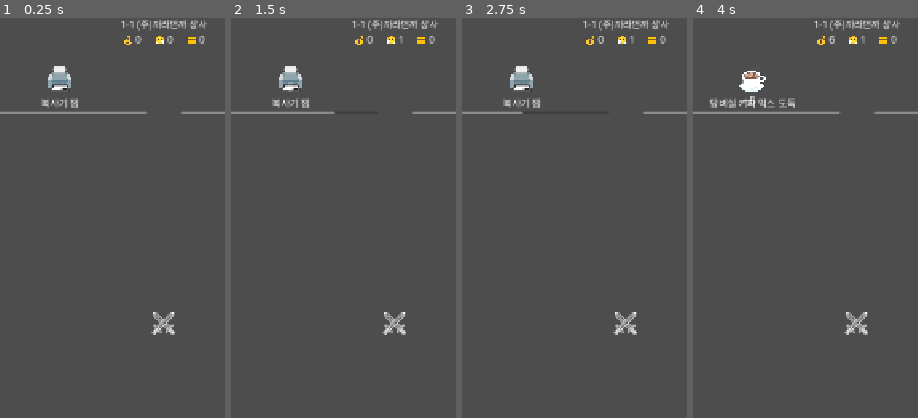
Above: before the commit, frames 1-4 (left to right).
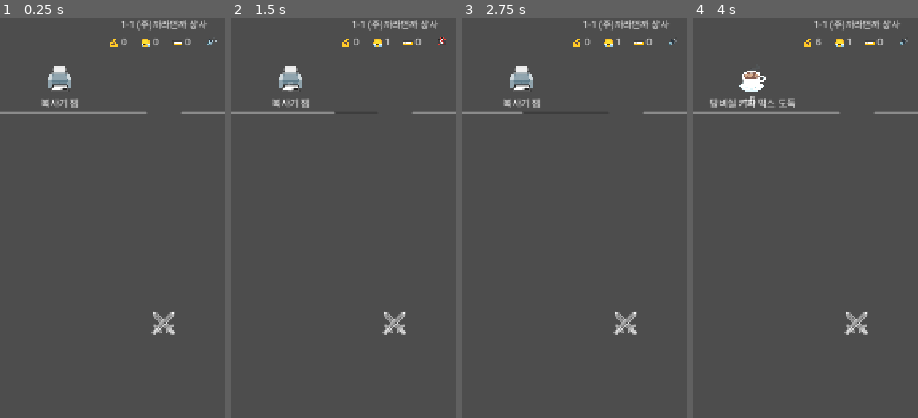
Above: after the commit, the same moments.

Repository: InjunKang/resignation-clicker
Game: Godot game, scene res://scenes/Main.tscn
Same seed, same stepped clock (60 frames per second), same inputs: the game is played once before the commit and once after it.
Inputs (mouse positions are % of the whole screen's width and height, from its top left):
- Up to frame 1 (0.25 s): no input
- Up to frame 2 (1.5 s): click (50, 38) at 0.5 s; click (60, 3) at 1.25 s, where only the run after the commit has a clickable "🔊"
- Up to frame 3 (2.75 s): click (60, 3) at 2 s, where only the run after the commit has a clickable "🔇"
- Up to frame 4 (4 s): click "자동 발동" at 2.75 s; click "업무" at 3.5 s
The pictures show only the part of the screen within x 14-64%, y 0-50%; the shares and areas given below are measured in that part.

The runs differ from the first frame. In frame 1, 0.5% of the frame differs, in the area x 48-97%, y 4-8%; in frame 2, 0.5%; in frame 3, 0.5%; in frame 4, 0.5%.

Commit message:
Add procedurally synthesized sound effects
New "Sfx" autoload generates short tones in code (sine/square/triangle
waves with a simple attack/decay envelope baked into AudioStreamWAV) —
no external audio assets, so no licensing/attribution concerns, matching
this project's code-only art approach.

Wired sparingly, not on every attack tick (idle games run for a long
time; constant per-second blips would get grating) — only on: crit
hits, boss clear/fail, skill cast, equipment upgrade success, gacha
pull, tab switch, and the tap mini-game. Added a 🔊/🔇 mute toggle in
the top bar.

Verified via headless run/export and a Playwright pass clicking through
all 7 tabs + an upgrade + the tap minigame: 0 console errors (only
unrelated software-rendering GL warnings from the headless swiftshader
driver).

Co-Authored-By: Claude Sonnet 5 <noreply@anthropic.com>

Diff:
--- a/project.godot
+++ b/project.godot
@@ -20,6 +20,7 @@
 GameData="*res://scripts/autoload/GameData.gd"
 GameState="*res://scripts/autoload/GameState.gd"
 SaveManager="*res://scripts/autoload/SaveManager.gd"
+Sfx="*res://scripts/autoload/Sfx.gd"
 
 [display]
 
--- /dev/null
+++ b/scripts/autoload/Sfx.gd
@@ -0,0 +1,93 @@
+extends Node
+## 절차적으로 합성한 짧은 효과음 재생 (Autoload 싱글톤: "Sfx")
+## 외부 오디오 에셋 없이 코드에서 파형을 직접 생성한다.
+
+const SAMPLE_RATE := 22050
+const POOL_SIZE := 8
+
+var enabled: bool = true
+
+var _players: Array[AudioStreamPlayer] = []
+var _next_player: int = 0
+var _cache: Dictionary = {}
+
+func _ready() -> void:
+	for i in POOL_SIZE:
+		var p := AudioStreamPlayer.new()
+		add_child(p)
+		_players.append(p)
+
+func _next() -> AudioStreamPlayer:
+	var p: AudioStreamPlayer = _players[_next_player]
+	_next_player = (_next_player + 1) % POOL_SIZE
+	return p
+
+func _make_tone(freq_start: float, freq_end: float, duration: float, wave: String, volume: float) -> AudioStreamWAV:
+	var n_samples: int = int(SAMPLE_RATE * duration)
+	var data := PackedByteArray()
+	data.resize(n_samples * 2) # 16비트 모노
+	var attack_time: float = min(0.01, duration * 0.2)
+	for i in n_samples:
+		var t: float = float(i) / SAMPLE_RATE
+		var progress: float = float(i) / float(max(n_samples - 1, 1))
+		var freq: float = lerp(freq_start, freq_end, progress)
+		var phase: float = TAU * freq * t
+		var sample: float
+		match wave:
+			"square":
+				sample = 1.0 if sin(phase) >= 0.0 else -1.0
+			"triangle":
+				sample = (2.0 / PI) * asin(sin(phase))
+			_:
+				sample = sin(phase)
+		var env: float = 1.0
+		if t < attack_time:
+			env = t / attack_time
+		else:
+			env = 1.0 - progress
+		sample *= env * volume
+		var v: int = int(clamp(sample, -1.0, 1.0) * 32767.0)
+		data.encode_s16(i * 2, v)
+
+	var stream := AudioStreamWAV.new()
+	stream.format = AudioStreamWAV.FORMAT_16_BITS
+	stream.mix_rate = SAMPLE_RATE
+	stream.stereo = false
+	stream.data = data
+	return stream
+
+func _get_or_make(key: String, freq_start: float, freq_end: float, duration: float, wave: String, volume: float) -> AudioStreamWAV:
+	if not _cache.has(key):
+		_cache[key] = _make_tone(freq_start, freq_end, duration, wave, volume)
+	return _cache[key]
+
+func _play(stream: AudioStreamWAV) -> void:
+	if not enabled:
+		return
+	var p: AudioStreamPlayer = _next()
+	p.stream = stream
+	p.play()
+
+func play_click() -> void:
+	_play(_get_or_make("click", 700.0, 700.0, 0.03, "square", 0.10))
+
+func play_crit() -> void:
+	_play(_get_or_make("crit", 880.0, 1200.0, 0.12, "square", 0.16))
+
+func play_upgrade() -> void:
+	_play(_get_or_make("upgrade", 660.0, 990.0, 0.15, "sine", 0.18))
+
+func play_gacha() -> void:
+	_play(_get_or_make("gacha", 500.0, 1400.0, 0.25, "triangle", 0.18))
+
+func play_boss_clear() -> void:
+	_play(_get_or_make("boss_clear", 220.0, 440.0, 0.5, "triangle", 0.22))
+
+func play_boss_fail() -> void:
+	_play(_get_or_make("boss_fail", 300.0, 120.0, 0.3, "square", 0.14))
+
+func play_tap() -> void:
+	_play(_get_or_make("tap", 1000.0, 1600.0, 0.05, "triangle", 0.10))
+
+func play_skill() -> void:
+	_play(_get_or_make("skill", 500.0, 900.0, 0.18, "square", 0.16))
--- a/scripts/battle_view.gd
+++ b/scripts/battle_view.gd
@@ -246,6 +246,7 @@
 		dmg *= GameState.get_crit_multiplier()
 		GameState.add_stress(2.0 + GameState.stage_index)
 		log_label.text = "월급루팡! 대박 효율!"
+		Sfx.play_crit()
 	dmg += GameState.get_companion_dps() * ATTACK_ROLL_INTERVAL
 	enemy_hp -= dmg
 	_spawn_floating_number(enemy_box, "-%s" % Fmt.short(dmg), Color(1.0, 0.35, 0.35) if crit else Color(1, 1, 1))
@@ -274,6 +275,7 @@
 		log_label.text = "%s 격파! 첫 클리어 보너스 법인카드 +%d" % [_boss_data.get("name", ""), int(GameData.BOSS_FIRST_CLEAR_DIAMOND_REWARD)]
 	else:
 		log_label.text = "%s 격파! 다음 스테이지로." % _boss_data.get("name", "")
+	Sfx.play_boss_clear()
 	GameState.advance_stage()
 	player_hp = GameState.max_hp
 	_spawn_next_enemy()
@@ -290,6 +292,7 @@
 	_flash(player_icon_label)
 
 func _on_boss_fail() -> void:
+	Sfx.play_boss_fail()
 	log_label.text = "멘탈이 나갔다... 다시 도전!"
 	player_hp = GameState.max_hp
 	enemy_hp = enemy_max_hp
@@ -297,6 +300,7 @@
 	_boss_attack_timer = 0.0
 
 func _on_tap() -> void:
+	Sfx.play_tap()
 	GameState.add_stress(1.0)
 	log_label.text = "화장실에서 폰게임... 스트레스 해소 +1"
 
@@ -323,6 +327,7 @@
 		if sk["cd"] > 0.0:
 			sk["cd"] = max(0.0, sk["cd"] - delta)
 		if auto_cast_enabled and sk["cd"] <= 0.0 and sk["active"] <= 0.0:
+			Sfx.play_skill()
 			_cast_skill(data["id"])
 			sk["cd"] = data["cooldown"]
 			sk["active"] = data["duration"]
@@ -332,6 +337,7 @@
 		return
 	for sk in _skills:
 		if sk["data"]["id"] == id and GameState.stage_index >= sk["data"]["unlock_stage"] and sk["cd"] <= 0.0:
+			Sfx.play_skill()
 			_cast_skill(id)
 			sk["cd"] = sk["data"]["cooldown"]
 			sk["active"] = sk["data"]["duration"]
--- a/scripts/tab_menu.gd
+++ b/scripts/tab_menu.gd
@@ -24,5 +24,5 @@
 		var btn := Button.new()
 		btn.text = tab["label"]
 		btn.custom_minimum_size = Vector2(80, 0)
-		btn.pressed.connect(func() -> void: tab_selected.emit(tab["id"]))
+		btn.pressed.connect(func() -> void: Sfx.play_click(); tab_selected.emit(tab["id"]))
 		hbox.add_child(btn)
--- a/scripts/top_bar.gd
+++ b/scripts/top_bar.gd
@@ -38,9 +38,24 @@
 	diamond_label = Label.new()
 	currency_box.add_child(diamond_label)
 
+	var sep3 := Label.new()
+	sep3.text = "   "
+	currency_box.add_child(sep3)
+
+	var sound_toggle := Button.new()
+	sound_toggle.flat = true
+	sound_toggle.focus_mode = Control.FOCUS_NONE
+	sound_toggle.text = "🔊" if Sfx.enabled else "🔇"
+	sound_toggle.pressed.connect(_on_sound_toggle_pressed.bind(sound_toggle))
+	currency_box.add_child(sound_toggle)
+
 	GameState.currency_changed.connect(_refresh)
 	GameState.stage_changed.connect(_refresh)
 	_refresh()
+
+func _on_sound_toggle_pressed(btn: Button) -> void:
+	Sfx.enabled = not Sfx.enabled
+	btn.text = "🔊" if Sfx.enabled else "🔇"
 
 func _refresh() -> void:
 	var company_index: int = GameData.get_company_index(GameState.stage_index)
--- a/scripts/ui/panels/equipment_panel.gd
+++ b/scripts/ui/panels/equipment_panel.gd
@@ -19,7 +19,7 @@
 
 		var upgrade_btn := Button.new()
 		upgrade_btn.text = "업그레이드"
-		upgrade_btn.pressed.connect(func() -> void: GameState.upgrade_equipment(slot))
+		upgrade_btn.pressed.connect(_on_upgrade_pressed.bind(slot))
 		row.add_child(upgrade_btn)
 
 		rows[slot] = {"name_label": name_label, "button": upgrade_btn}
@@ -27,6 +27,10 @@
 	GameState.equipment_changed.connect(_refresh)
 	GameState.currency_changed.connect(_refresh)
 	_refresh()
+
+func _on_upgrade_pressed(slot: String) -> void:
+	if GameState.upgrade_equipment(slot):
+		Sfx.play_upgrade()
 
 func _refresh() -> void:
 	for slot in rows.keys():
--- a/scripts/ui/panels/gacha_panel.gd
+++ b/scripts/ui/panels/gacha_panel.gd
@@ -36,6 +36,7 @@
 func _on_gacha() -> void:
 	var res: Dictionary = GameState.do_gacha()
 	if res.get("success", false):
+		Sfx.play_gacha()
 		var slot_label: String = GameData.EQUIPMENT[res["slot"]]["label"]
 		result_label.text = "[%s] %s +%d Lv! 🎉" % [res["rarity"], slot_label, res["levels"]]
 	else:
Not shown, added: scripts/autoload/Sfx.gd.uid
